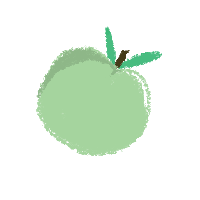
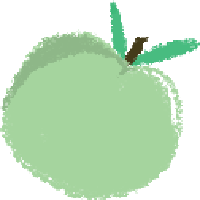
Revision of a layered 200 x 200 image; what changed, layer by layer:
painted on "Calque 1" over [0, 0, 200, 200]
